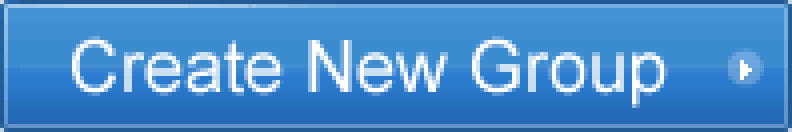
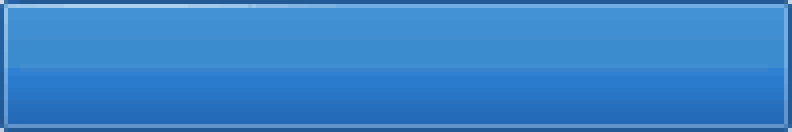
The second w=792, h=132 image is a revision of the first. Changes to its layers:
hid "Create New Group" over bbox(72, 36, 668, 108)
renamed "Layer 1" to "Back", painted on it over bbox(72, 36, 768, 108)
